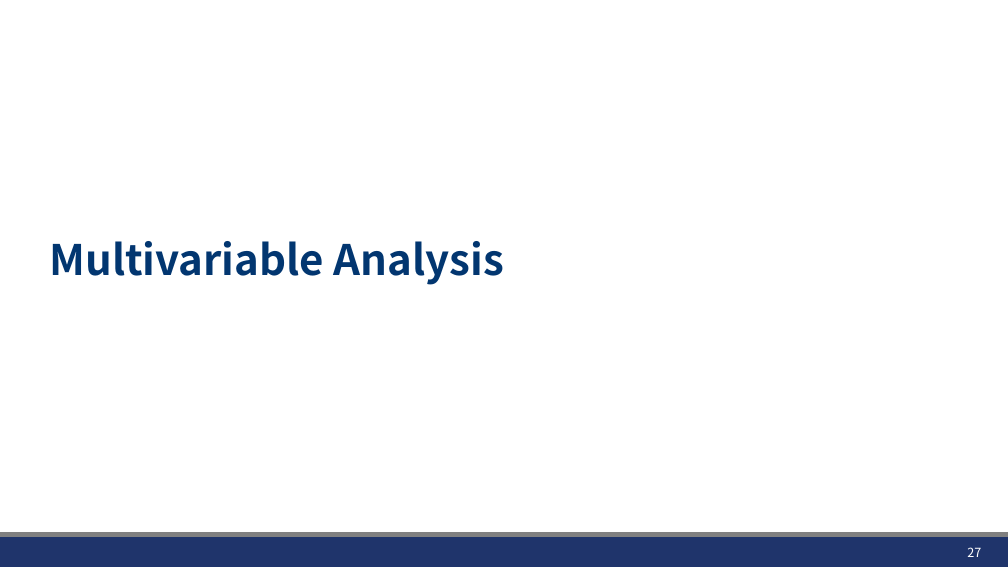
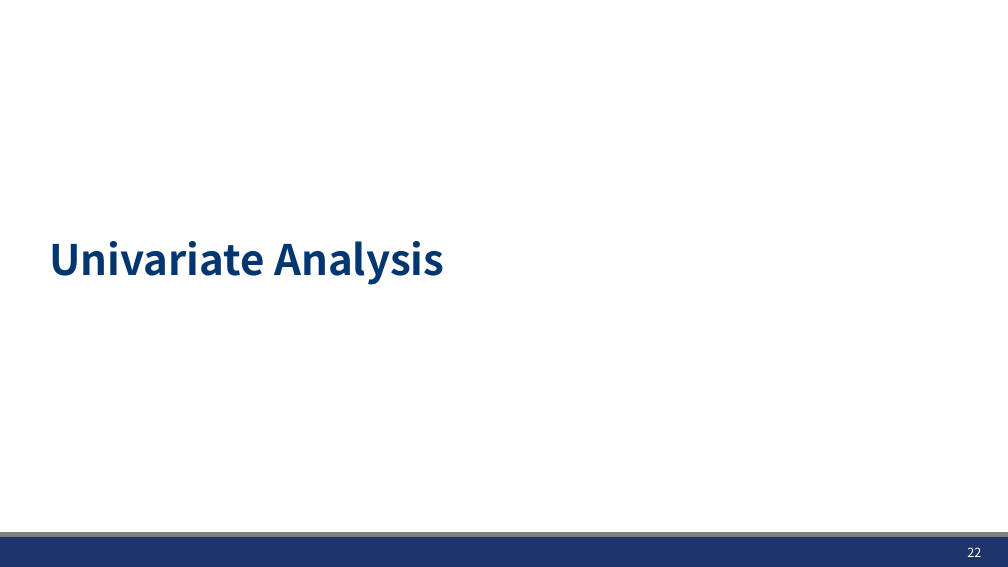
Before and after one commit to JHWannabe/2026-1_Study, a slide deck: slide 22 of 연구자료/260424_Linear_Logistic_Regression.pptx (slide 27 before the commit). Drawn at 1008x567 pixels with LibreOffice and Linux fonts; fonts in the diff are those of the drawing; background and template pictures are left out. Boxes give left, top, right and bottom in pixels: in the first picture for what was removed or moved away, otherwise in the second. Text is boxed around its words. In the diff, an @@ line names an element or a change of style, - is before the commit and + after.

```diff
--- a/연구자료/260424_Linear_Logistic_Regression.pptx
+++ b/연구자료/260424_Linear_Logistic_Regression.pptx
@@ title at box(50, 241, 444, 285): text changed @@
-Multivariable Analysis
+Univariate Analysis
@@ page number at box(967, 547, 981, 557): text changed @@
-27
+22
```
Also in this commit, not shown: 16 other slides changed, 13 slides added, 5 slides removed, 7 other files.
